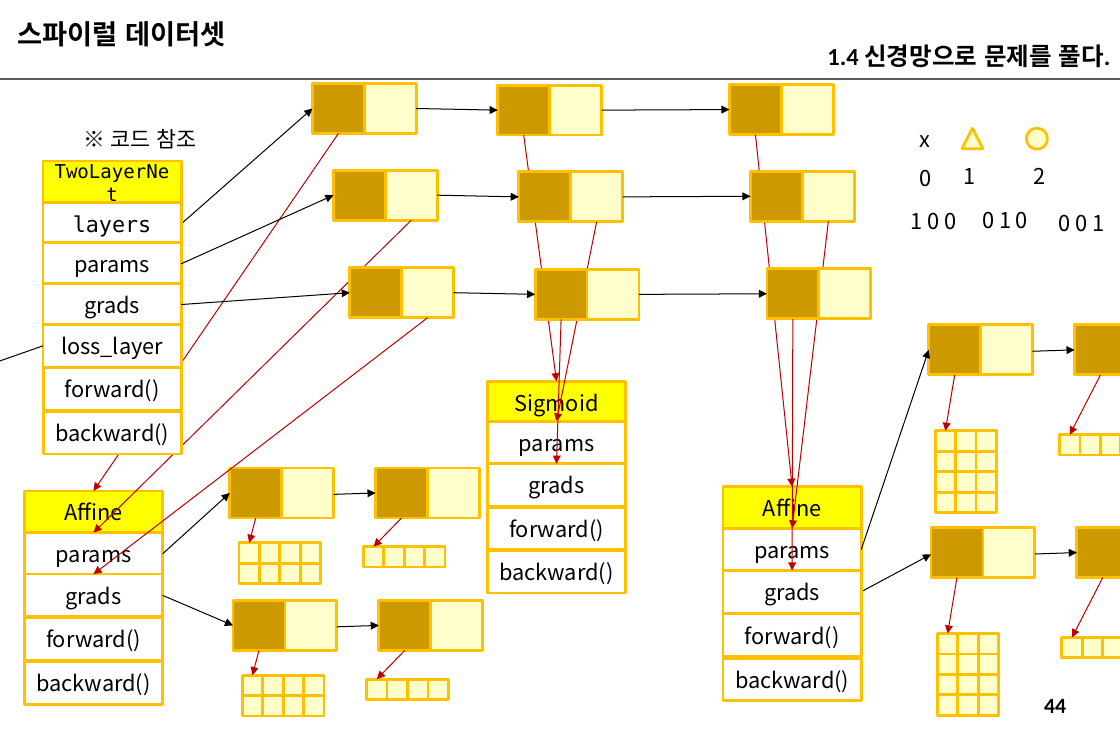
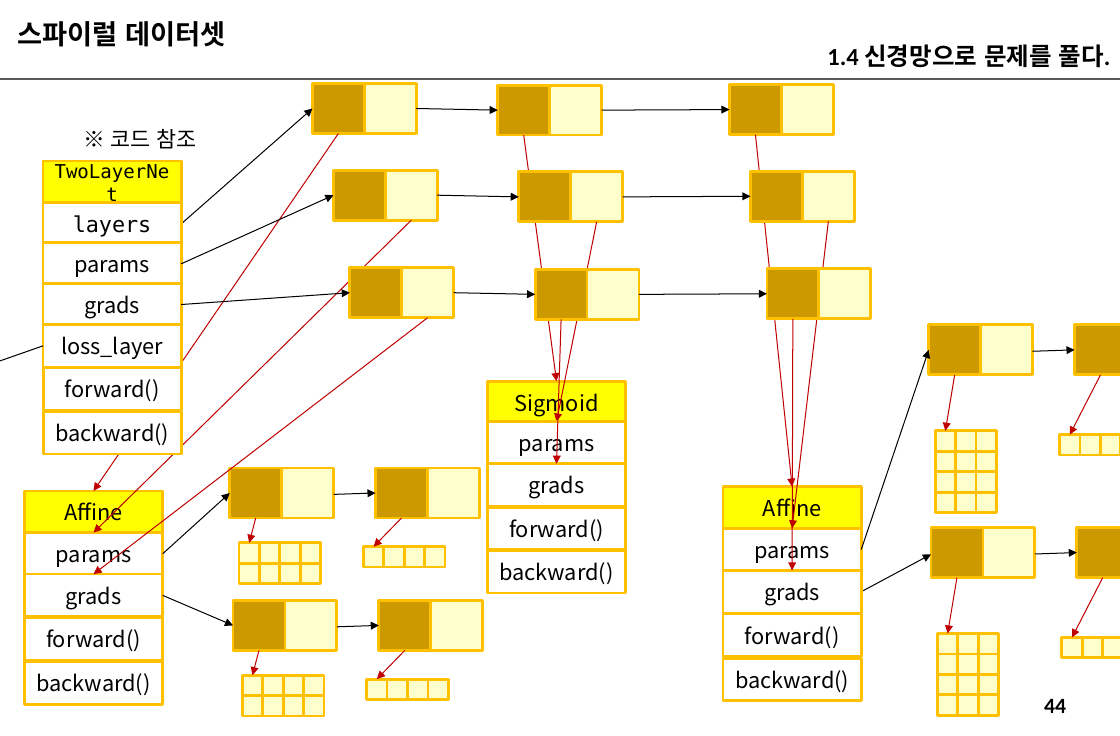
Before and after one commit to imguru-mooc/deep_learning_nlp, a slide deck: slide 44 of 인공지능_자연어처리_2_판서.pptx. Drawn at 1120x736 pixels with LibreOffice and Linux fonts; fonts in the diff are those of the drawing. Boxes give left, top, right and bottom in pixels: in the first picture for what was removed or moved away, otherwise in the second. Text is boxed around its words. In the diff, an @@ line names an element or a change of style, - is before the commit and + after.

```diff
--- a/인공지능_자연어처리_2_판서.pptx
+++ b/인공지능_자연어처리_2_판서.pptx
@@ text removed at [920,135,931,147] @@
-x
@@ triangle removed at [962,128,983,149] @@
@@ ellipse removed at [1026,128,1046,149] @@
@@ text removed at [920,169,932,187] @@
-0
@@ text removed at [963,168,975,184] @@
-1
@@ text removed at [1034,167,1046,184] @@
-2
@@ text removed at [911,212,956,230] @@
-1 0 0
@@ text removed at [982,211,1028,229] @@
-0 1 0
@@ text removed at [1058,214,1104,232] @@
-0 0 1
```
Also in this commit, not shown: 9 other slides changed, 1 slide added.
